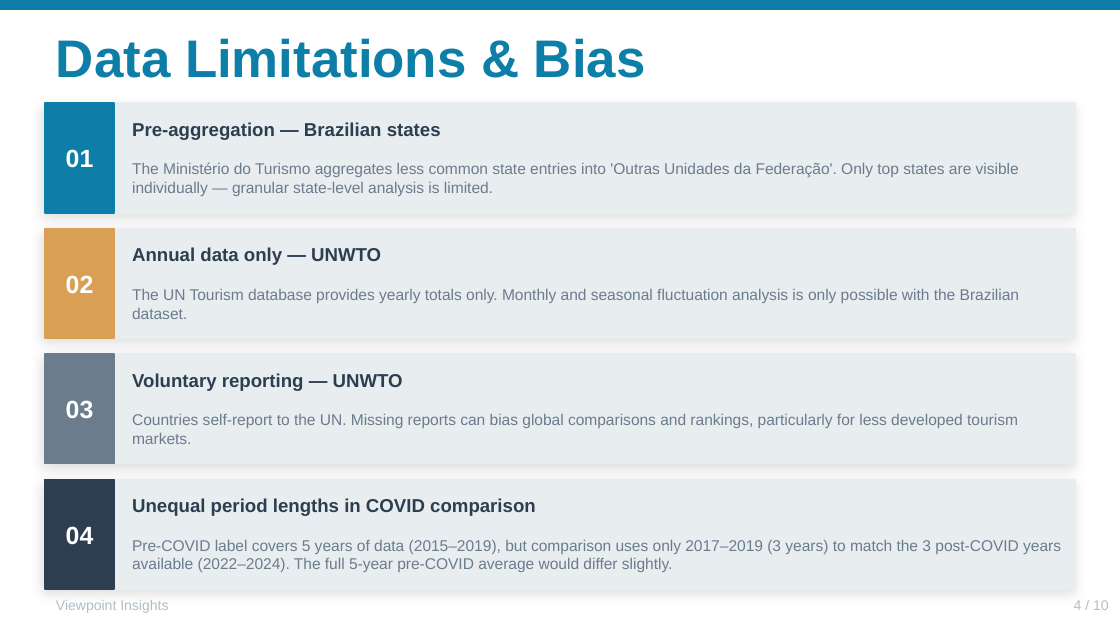
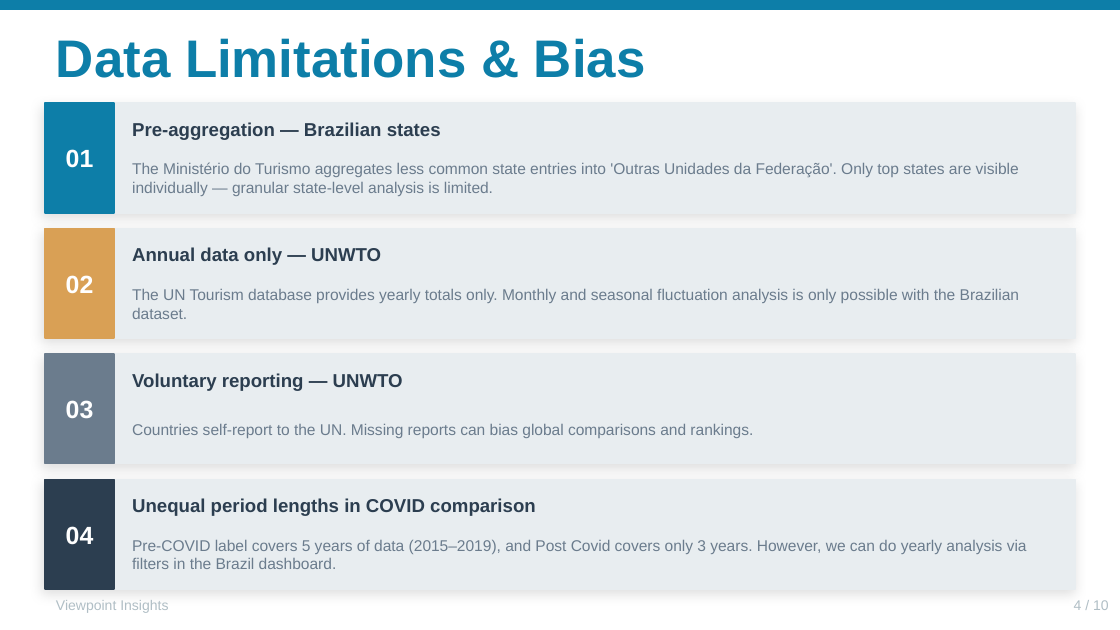
Before and after one commit to craftedbygaby/viewpoint_insights, a slide deck: slide 4 of brazils_road_back_presentation.pptx. Drawn at 1120x630 pixels with LibreOffice and Linux fonts; fonts in the diff are those of the drawing. Boxes give left, top, right and bottom in pixels: in the first picture for what was removed or moved away, otherwise in the second. Text is boxed around its words. In the diff, an @@ line names an element or a change of style, - is before the commit and + after.

```diff
--- a/brazils_road_back_presentation.pptx
+++ b/brazils_road_back_presentation.pptx
@@ text at [132,424,753,438]: text changed @@
-Countries self-report to the UN. Missing reports can bias global comparisons and rankings, particularly for less developed tourism markets.
+Countries self-report to the UN. Missing reports can bias global comparisons and rankings.
@@ text at [132,540,1027,569]: text changed @@
-Pre-COVID label covers 5 years of data (2015–2019), but comparison uses only 2017–2019 (3 years) to match the 3 post-COVID years available (2022–2024). The full 5-year pre-COVID average would differ slightly.
+Pre-COVID label covers 5 years of data (2015–2019), and Post Covid covers only 3 years. However, we can do yearly analysis via filters in the Brazil dashboard.
```
Also in this commit, not shown: 2 other slides changed, 4 other files.
